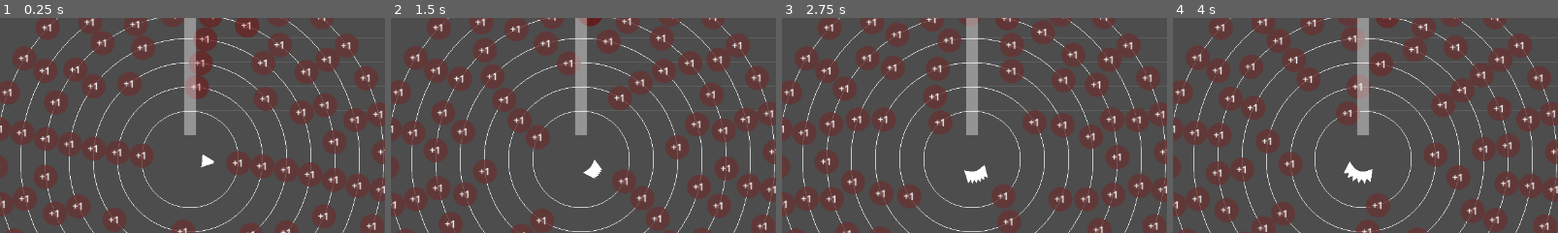
Above: before the commit, frames 1-4 (left to right).
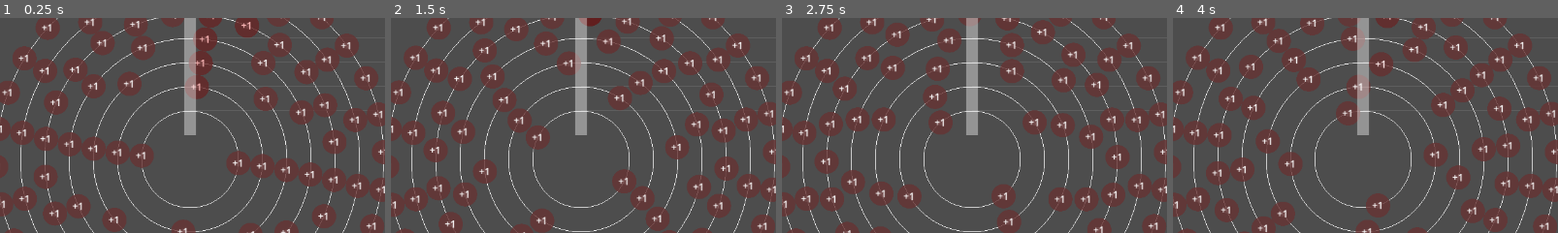
Above: after the commit, the same moments.

Repository: kamikoloss/syzygy
Game: Godot game, scene res://scenes/main.tscn
Two runs of this game, one before a commit and one after it. Both use one fixed random seed, a clock stepped at 60 frames per second and the inputs below.
Inputs:
- Up to frame 1 (0.25 s): no input
- Up to frame 2 (1.5 s): click "PLAY" at 0.5 s; click "PLAY" at 1.25 s
- Up to frame 3 (2.75 s): click "STOP" at 2 s
- Up to frame 4 (4 s): click "STOP" at 2.75 s; click "PLAY" at 3.5 s
The pictures show only the part of the screen within x 25-75%, y 18-68%; the shares and areas given below are measured in that part.

The runs differ from the first frame. In frame 1, 0.1% of the frame differs, in the area x 52-56%, y 63-70%; in frame 2, 0.2%; in frame 3, 0.3%; in frame 4, 0.4%, in the area x 44-52%, y 66-78%.

Commit message:
replace TextureRect to draw_polygon (not working...)

Diff:
--- a/scenes/rail.gd
+++ b/scenes/rail.gd
@@ -1,8 +1,8 @@
 class_name Rail
 extends Control
 
-const CIRCLE_COLOR := Color(1.0, 1.0, 1.0)
-const LINE_COLOR := Color(0.4, 0.4, 0.4)
+const LINE_COLOR_PRIMARY := Color(1.0, 1.0, 1.0)
+const LINE_COLOR_SECONDARY := Color(0.4, 0.4, 0.4)
 
 @export var circle_radius := 320.0 # px
 @export var rotate_speed := 1.0 # rotates / sec
@@ -22,8 +22,10 @@
 
 
 func _draw():
-    draw_line(Vector2(0, circle_radius * -1), Vector2(1280, circle_radius * -1), LINE_COLOR)
-    draw_circle(Vector2.ZERO, circle_radius, CIRCLE_COLOR, false)
+    draw_line(Vector2(0, circle_radius * -1), Vector2(1280, circle_radius * -1), LINE_COLOR_SECONDARY)
+    draw_circle(Vector2.ZERO, circle_radius, LINE_COLOR_PRIMARY, false)
+    # TODO: not working
+    chips_parent.draw_polyline([Vector2(40, 0), Vector2(20, -10), Vector2(20, 10), Vector2(40, 0)], LINE_COLOR_PRIMARY)
 
 
 func set_holders() -> void:
--- a/scenes/rail.tscn
+++ b/scenes/rail.tscn
@@ -1,7 +1,6 @@
-[gd_scene load_steps=5 format=3 uid="uid://dfmcx4p165aea"]
+[gd_scene load_steps=4 format=3 uid="uid://dfmcx4p165aea"]
 
 [ext_resource type="Script" uid="uid://bh1363dojikb4" path="res://scenes/rail.gd" id="1_6f37g"]
-[ext_resource type="Texture2D" uid="uid://gwvgv6li7dbj" path="res://textures/base_triangle.svg" id="2_d273v"]
 [ext_resource type="PackedScene" uid="uid://b185sasx51q0n" path="res://scenes/chip.tscn" id="2_stgit"]
 [ext_resource type="PackedScene" uid="uid://bt7jq7m0wseur" path="res://scenes/chip_holder.tscn" id="3_u70y5"]
 
@@ -15,13 +14,3 @@
 
 [node name="Chips" type="Control" parent="."]
 anchors_preset = 0
-
-[node name="TextureRect" type="TextureRect" parent="Chips"]
-layout_mode = 0
-offset_left = 40.0
-offset_top = -10.0
-offset_right = 60.0
-offset_bottom = 10.0
-rotation = 1.5708
-texture = ExtResource("2_d273v")
-expand_mode = 1
